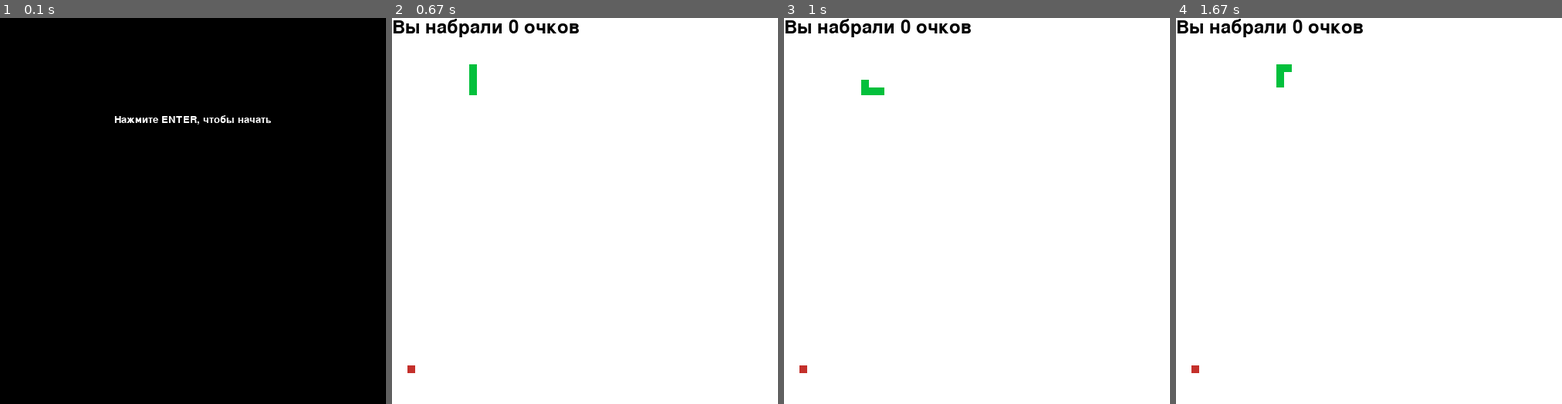
Above: before the commit, frames 1-4 (left to right).
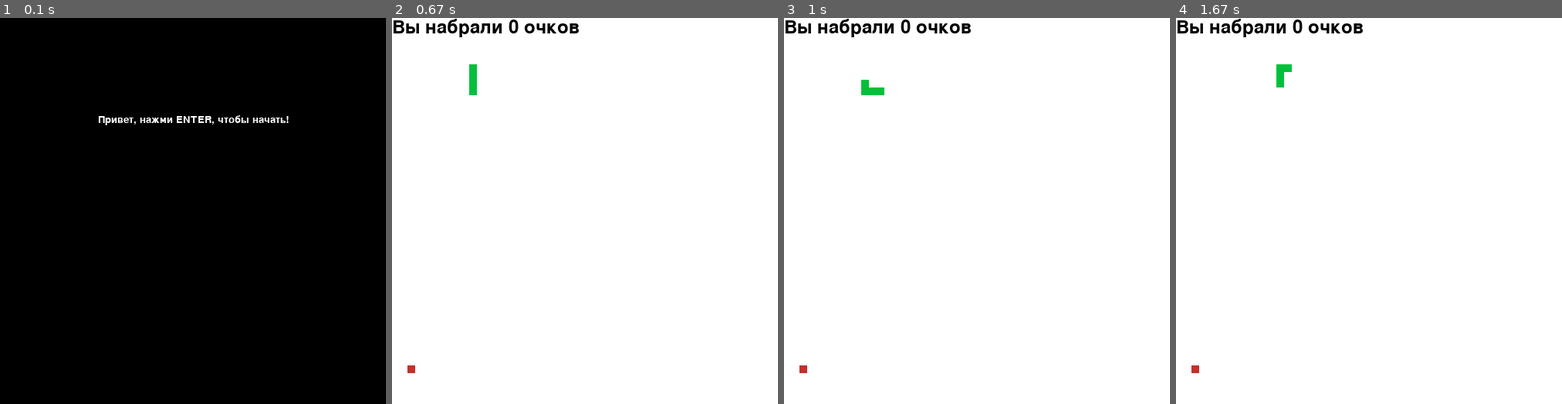
Above: after the commit, the same moments.

Repository: MrGoldSky/Git_yandex
Game: pygame game, started from Project_pygame/main.py
The game is run twice, just before and just after one commit, with the same random seed, the same clock (stepped at 60 frames per second) and the same inputs.
Inputs:
- Up to frame 1 (0.1 s): no input
- Up to frame 2 (0.67 s): tap Enter at 0.33 s
- Up to frame 3 (1 s): hold Right from 0.67 s (still down)
- Up to frame 4 (1.67 s): release Right at 1.13 s; hold Up 1.17-1.53 s; hold Right from 1.57 s (still down)

The runs differ from the first frame. In frame 1, 0.6% of the frame differs, in the area x 25-75%, y 25-28%; in frame 2, nothing differs; in frame 3, nothing differs; in frame 4, nothing differs.

Commit message:
Приветствие пользователя)

Diff:
--- a/Project_pygame/main.py
+++ b/Project_pygame/main.py
@@ -56,7 +56,7 @@
     try:
         game_over_font = pygame.font.SysFont("Git_yandex/Project_pygame/font/NeueMachina-Light.ttf", 20)
         game_over_surface = game_over_font.render(
-            "Нажмите ENTER, чтобы начать", True, pygame.Color(255, 255, 255)
+            "Привет, нажми ENTER, чтобы начать!", True, pygame.Color(255, 255, 255)
         )
         game_over_screen = game_over_surface.get_rect()
         game_over_screen.midtop = (WIDTH / 2, HEIGHT / 4)
